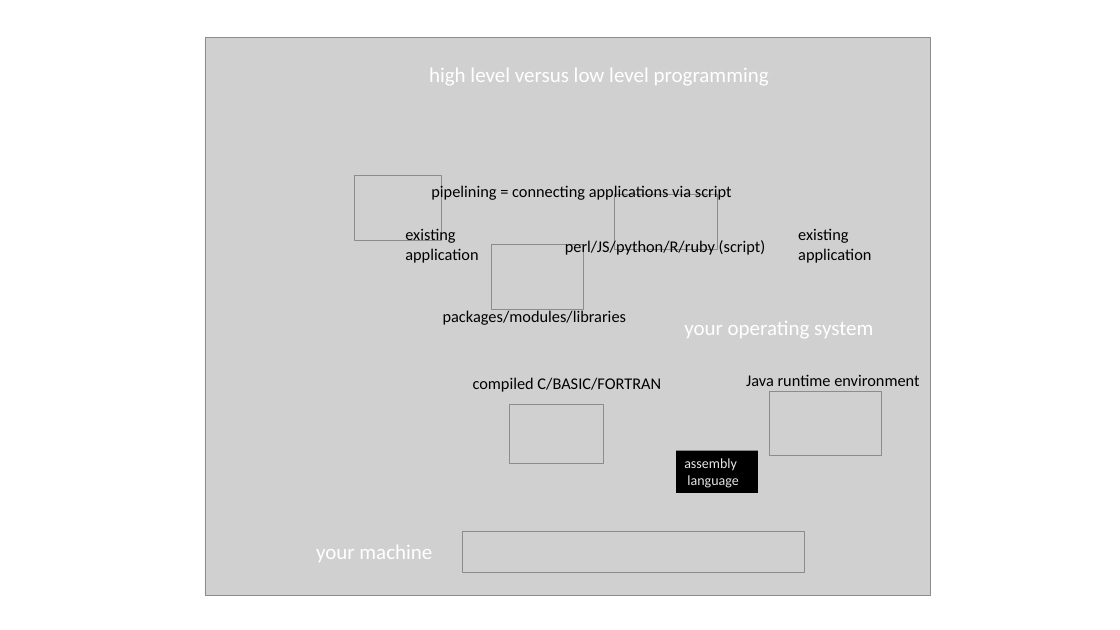
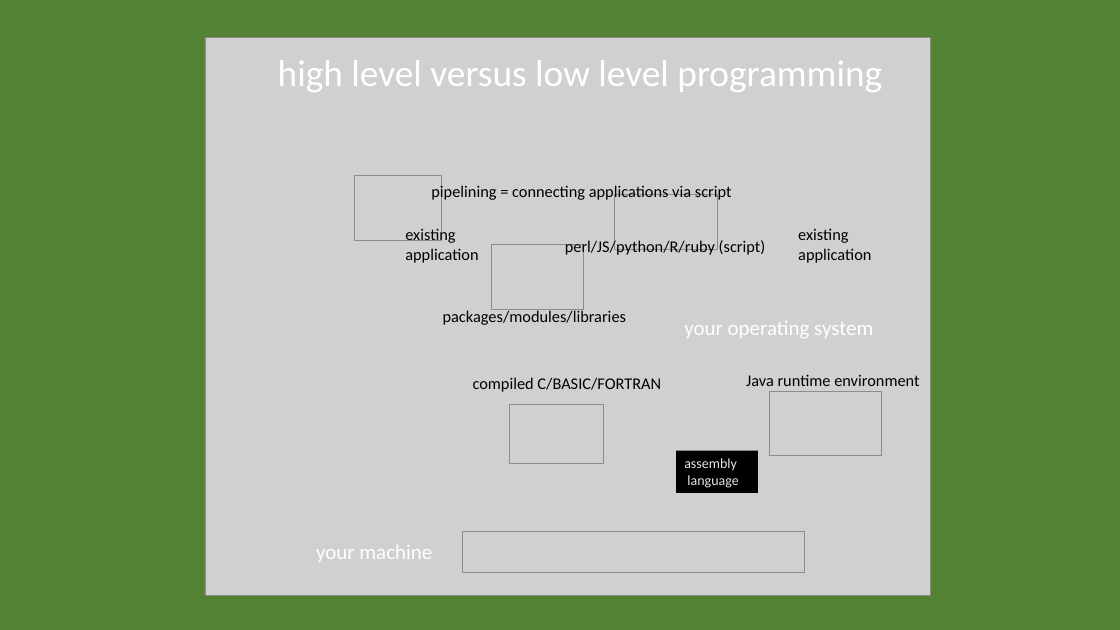
Before and after one commit to gbabbitt/RocASAsamples, a slide deck: slide 1 of UPSTAT-2012_tutorial.pptx (slide 2 before the commit). Drawn at 1120x630 pixels with LibreOffice and Linux fonts; fonts in the diff are those of the drawing; grey boxes stand for pictures. Boxes give left, top, right and bottom in pixels: in the first picture for what was removed or moved away, otherwise in the second. Text is boxed around its words. In the diff, an @@ line names an element or a change of style, - is before the commit and + after.

```diff
--- a/UPSTAT-2012_tutorial.pptx
+++ b/UPSTAT-2012_tutorial.pptx
@@ background #FFFFFF to #548235 @@
@@ text "high level versus low level ...": place and size @@
-text "high level versus low level ..." at [429,68,769,85]
+text "high level versus low level ..." at [278,60,882,92]
@@ text "high level versus low level ..." at [278,60,882,92]: size 18 to 32 pt @@
```
Also in this commit, not shown: 11 other slides changed, 1 slide added, 1 slide removed.
